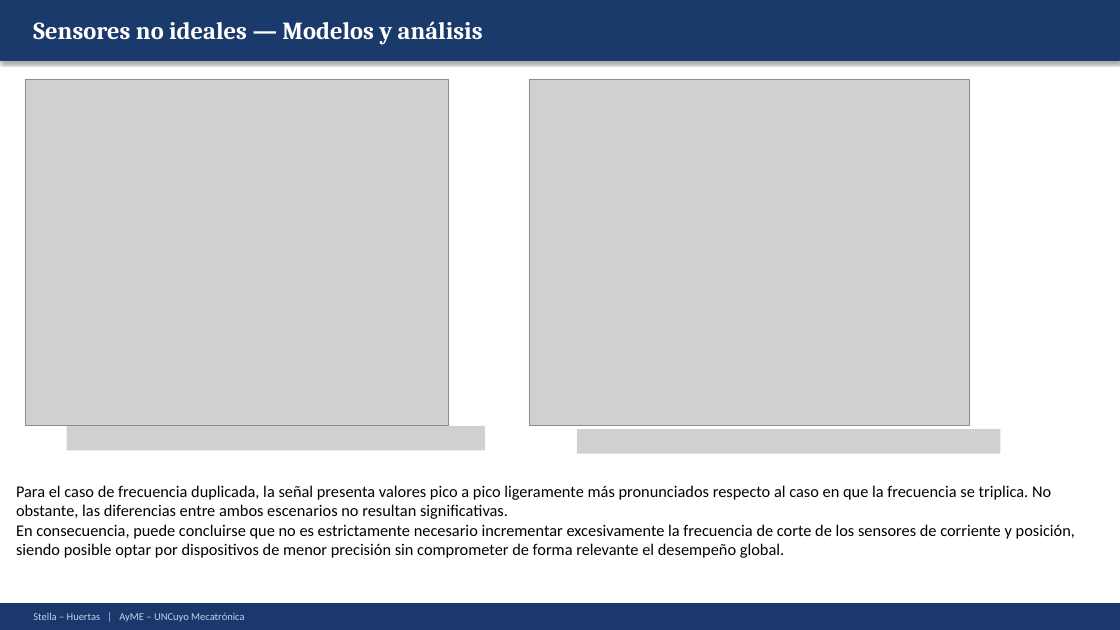
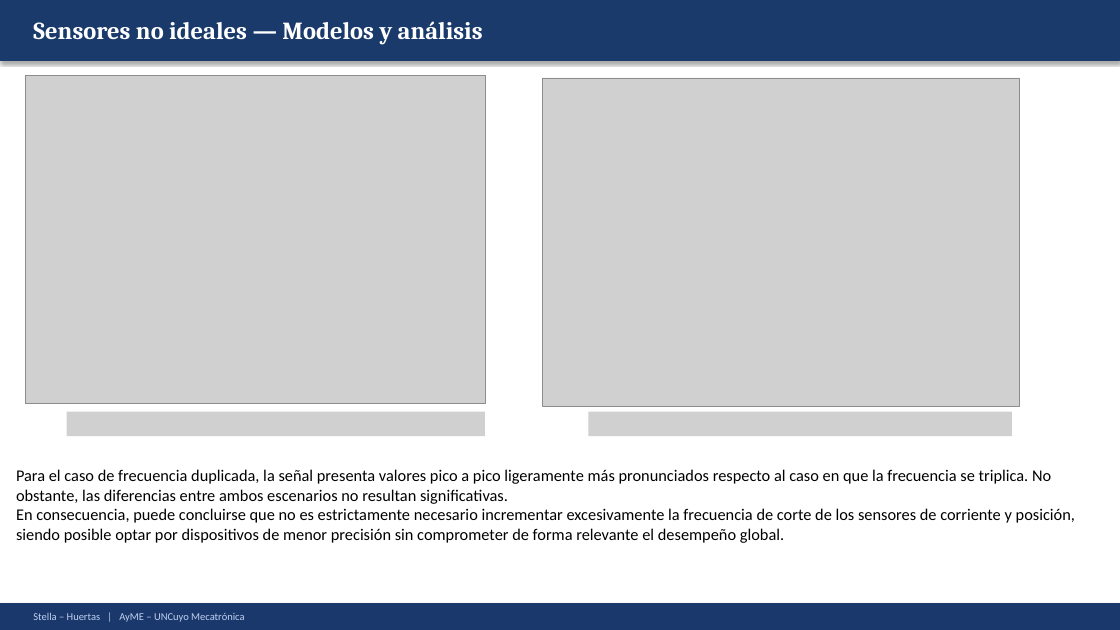
Before and after one commit to Juan-Stella/Automatica-y-maquinas-electricas-final, a slide deck: slide 100 of Presentación/AyME_Stella_Huertas_Presentacion_Correcciones.pptx. Drawn at 1120x630 pixels with LibreOffice and Linux fonts; fonts in the diff are those of the drawing; grey boxes stand for pictures. Boxes give left, top, right and bottom in pixels: in the first picture for what was removed or moved away, otherwise in the second. Text is boxed around its words. In the diff, an @@ line names an element or a change of style, - is before the commit and + after.

```diff
--- a/Presentación/AyME_Stella_Huertas_Presentacion_Correcciones.pptx
+++ b/Presentación/AyME_Stella_Huertas_Presentacion_Correcciones.pptx
@@ picture: place and size @@
-picture at box(25, 79, 449, 425)
+picture at box(25, 76, 485, 404)
@@ picture: place and size @@
-picture at box(530, 79, 970, 425)
+picture at box(543, 78, 1020, 407)
@@ picture: place and size @@
-picture at box(66, 426, 485, 450)
+picture at box(66, 412, 485, 436)
@@ picture added at box(589, 412, 1012, 436) @@
@@ picture removed at box(577, 429, 1001, 454) @@
@@ text "Para el caso de frecuencia ...": place and size @@
-text "Para el caso de frecuencia ..." at box(16, 485, 1075, 558)
+text "Para el caso de frecuencia ..." at box(16, 469, 1075, 543)
```
Also in this commit, not shown: 23 other slides changed, 1 slide added, 9 other files.
